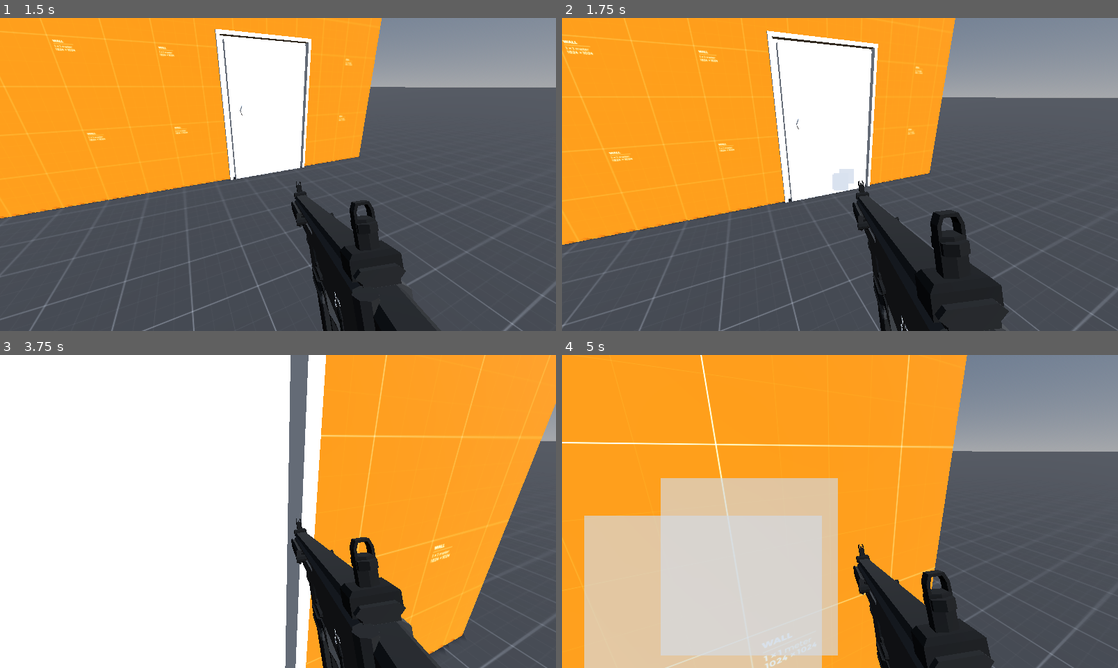
Above: before the commit, frames 1-4 (two rows, left to right).
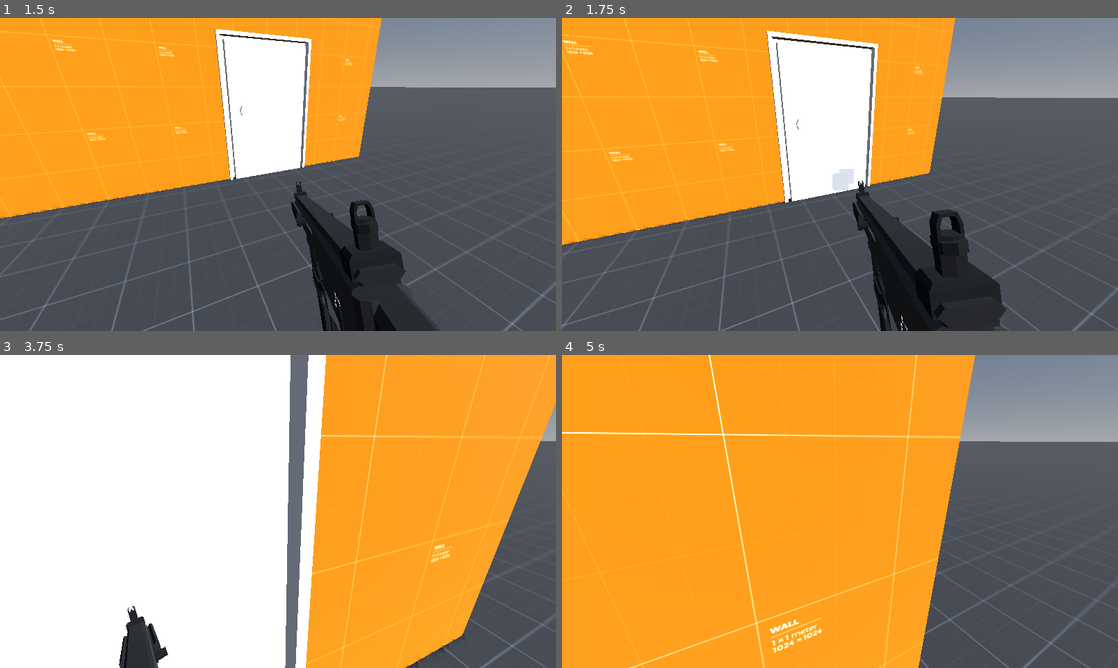
Above: after the commit, the same moments.

Repository: Ieida/Tactical-FPS-Godot
Game: Godot game, scene res://main_menu/main_menu.tscn
The game is run twice, just before and just after one commit, with the same random seed, the same clock (stepped at 60 frames per second) and the same inputs. The engine's default icon, where the game draws it, is replaced by a stand-in: a white triangle on a blue panel in a dark square.
Inputs (mouse positions are in pixels of both pictures, inside the frame that each line leads up to):
- Up to frame 1 (1.5 s): click "PLAY TEST" at 0.5 s; tap Enter at 1.25 s; move the mouse to (305, 174) at 1.27 s; hold W (move_forward) from 1.28 s (still down); right-click (305, 174) at 1.35 s
- Up to frame 2 (1.75 s): keep holding W (move_forward); click (867, 174) at 1.55 s
- Up to frame 3 (3.75 s): keep holding W (move_forward); move the mouse to (250, 511) at 2.02 s; click (250, 511) at 2.1 s; tap 1 (primary, bound only after the commit) at 2.3, 2.85 s; move the mouse to (289, 505) at 2.77 s; tap 2 (secondary, bound only after the commit) at 3.05, 3.6 s; move the mouse to (272, 517) at 3.52 s
- Up to frame 4 (5 s): keep holding W (move_forward); right-click (834, 517) at 3.8 s; move the mouse to (878, 514) at 4.27 s; right-click (878, 514) at 4.35 s; click (878, 514) at 4.55 s; tap R (reload) at 4.9 s

Frame 1 is identical in both runs. In frame 2, 0.3% of the frame differs, in the area x 52-81%, y 52-100%; in frame 3, 7.5%; in frame 4, 34%, in the area x 0-100%, y 0-100%.

Commit message:
cleanup

Diff:
--- a/door/door.gd
+++ b/door/door.gd
@@ -9,7 +9,7 @@
 	body.axis_lock_linear_y = true
 	body.axis_lock_linear_z = true
 
-func _physics_process(delta):
+func _physics_process(_delta):
 	if not is_closed and body.rotation_degrees.y < 0.1:
 		is_closed = true
 		body.axis_lock_angular_y = true
--- a/pistol/pistol.tscn
+++ b/pistol/pistol.tscn
@@ -1,14 +1,29 @@
-[gd_scene load_steps=3 format=3 uid="uid://r60v8078b8a7"]
+[gd_scene load_steps=6 format=3 uid="uid://r60v8078b8a7"]
 
 [ext_resource type="Script" path="res://gun/gun.gd" id="1_bq8bq"]
 [ext_resource type="PackedScene" uid="uid://dbasf1n23uca0" path="res://models/Pistol_Full_West.glb" id="1_ttrhm"]
 
-[node name="Pistol" type="Node3D" node_paths=PackedStringArray("muzzle")]
+[sub_resource type="ParticleProcessMaterial" id="ParticleProcessMaterial_bgw66"]
+particle_flag_disable_z = true
+angle_max = 360.0
+gravity = Vector3(0, 0, 0)
+color = Color(1, 1, 0, 1)
+
+[sub_resource type="StandardMaterial3D" id="StandardMaterial3D_7pwe1"]
+shading_mode = 0
+vertex_color_use_as_albedo = true
+
+[sub_resource type="QuadMesh" id="QuadMesh_aj0yw"]
+material = SubResource("StandardMaterial3D_7pwe1")
+size = Vector2(0.1, 0.1)
+
+[node name="Pistol" type="Node3D" node_paths=PackedStringArray("muzzle", "muzzle_flash")]
 script = ExtResource("1_bq8bq")
-muzzle = NodePath(".")
+muzzle = NodePath("Muzzle")
 _rpm = 400.0
-recoil_multiplier = 1.0
-spread_multiplier = 1.0
+recoil_multiplier = 0.5
+spread_multiplier = 0.5
+muzzle_flash = NodePath("Muzzle/GPUParticles3D")
 
 [node name="Pistol_Full_West2" parent="." instance=ExtResource("1_ttrhm")]
 transform = Transform3D(0.999999, 0, 0, 0, 0.999999, 0, 0, 0, 1, 0, 0, 0)
@@ -16,4 +31,16 @@
 [node name="Pistol_Full_West" parent="Pistol_Full_West2/Pistol_Full_West_Rig/Skeleton3D" index="0"]
 cast_shadow = 0
 
+[node name="Muzzle" type="Node3D" parent="."]
+transform = Transform3D(1, 0, 0, 0, 1, 0, 0, 0, 1, 0, 0.0252375, -0.140615)
+
+[node name="GPUParticles3D" type="GPUParticles3D" parent="Muzzle"]
+emitting = false
+amount = 1
+lifetime = 0.1
+one_shot = true
+local_coords = true
+process_material = SubResource("ParticleProcessMaterial_bgw66")
+draw_pass_1 = SubResource("QuadMesh_aj0yw")
+
 [editable path="Pistol_Full_West2"]
--- a/player/player.tscn
+++ b/player/player.tscn
@@ -9,6 +9,8 @@
 [ext_resource type="Script" path="res://magazine/magazine.gd" id="6_7fstl"]
 [ext_resource type="PackedScene" uid="uid://d4bhp4yeabe7e" path="res://bullet/bullet.tscn" id="7_i1ag6"]
 [ext_resource type="PackedScene" uid="uid://483bq5b351pk" path="res://smg/smg.tscn" id="8_6ao76"]
+[ext_resource type="PackedScene" uid="uid://r60v8078b8a7" path="res://pistol/pistol.tscn" id="8_udj60"]
+[ext_resource type="PackedScene" uid="uid://ccswfa1xq6aj5" path="res://magazine/magazine.tscn" id="9_xpc40"]
 [ext_resource type="Texture2D" uid="uid://dhymfg2xx2csw" path="res://icon.svg" id="10_80gfq"]
 
 [sub_resource type="CapsuleShape3D" id="CapsuleShape3D_yy7gy"]
@@ -42,9 +44,6 @@
 "update": 0,
 "values": [Vector3(0, 0, 0)]
 }
-
-[sub_resource type="Animation" id="Animation_hvp41"]
-resource_name = "aim_down_sights"
 
 [sub_resource type="Animation" id="Animation_ea20d"]
 resource_name = "idle"
@@ -156,14 +155,272 @@
 "values": [Vector3(0, 0, 0), Vector3(0, -0.0111344, -0.0242951), Vector3(0, 0, 0)]
 }
 
+[sub_resource type="Animation" id="Animation_gl22s"]
+resource_name = "holster"
+tracks/0/type = "value"
+tracks/0/imported = false
+tracks/0/enabled = true
+tracks/0/path = NodePath(".:position")
+tracks/0/interp = 1
+tracks/0/loop_wrap = true
+tracks/0/keys = {
+"times": PackedFloat32Array(1),
+"transitions": PackedFloat32Array(1),
+"update": 0,
+"values": [Vector3(-0.213813, -0.210548, 0.0616726)]
+}
+tracks/1/type = "value"
+tracks/1/imported = false
+tracks/1/enabled = true
+tracks/1/path = NodePath(".:rotation")
+tracks/1/interp = 1
+tracks/1/loop_wrap = true
+tracks/1/keys = {
+"times": PackedFloat32Array(1),
+"transitions": PackedFloat32Array(1),
+"update": 0,
+"values": [Vector3(-1.19723, 2.98359, 0.393844)]
+}
+
+[sub_resource type="Animation" id="Animation_of6ma"]
+resource_name = "unholster"
+tracks/0/type = "value"
+tracks/0/imported = false
+tracks/0/enabled = true
+tracks/0/path = NodePath(".:position")
+tracks/0/interp = 1
+tracks/0/loop_wrap = true
+tracks/0/keys = {
+"times": PackedFloat32Array(1),
+"transitions": PackedFloat32Array(1),
+"update": 0,
+"values": [Vector3(0, 0, 0)]
+}
+tracks/1/type = "value"
+tracks/1/imported = false
+tracks/1/enabled = true
+tracks/1/path = NodePath(".:rotation")
+tracks/1/interp = 1
+tracks/1/loop_wrap = true
+tracks/1/keys = {
+"times": PackedFloat32Array(1),
+"transitions": PackedFloat32Array(1),
+"update": 0,
+"values": [Vector3(0, 0, 0)]
+}
+
 [sub_resource type="AnimationLibrary" id="AnimationLibrary_7ix2q"]
 _data = {
 "RESET": SubResource("Animation_ldht1"),
-"aim_down_sights": SubResource("Animation_hvp41"),
+"holster": SubResource("Animation_gl22s"),
 "idle": SubResource("Animation_ea20d"),
 "recoil": SubResource("Animation_rgfdn"),
 "reload": SubResource("Animation_xrct2"),
-"reload_empty": SubResource("Animation_53r8d")
+"reload_empty": SubResource("Animation_53r8d"),
+"unholster": SubResource("Animation_of6ma")
+}
+
+[sub_resource type="Animation" id="Animation_l6fgh"]
+resource_name = "idle"
+tracks/0/type = "value"
+tracks/0/imported = false
+tracks/0/enabled = true
+tracks/0/path = NodePath(".:position")
+tracks/0/interp = 1
+tracks/0/loop_wrap = true
+tracks/0/keys = {
+"times": PackedFloat32Array(0.5),
+"transitions": PackedFloat32Array(1),
+"update": 0,
+"values": [Vector3(0, 0, 0)]
+}
+tracks/1/type = "value"
+tracks/1/imported = false
+tracks/1/enabled = true
+tracks/1/path = NodePath(".:rotation")
+tracks/1/interp = 1
+tracks/1/loop_wrap = true
+tracks/1/keys = {
+"times": PackedFloat32Array(0.5),
+"transitions": PackedFloat32Array(1),
+"update": 0,
+"values": [Vector3(0, 0, 0)]
+}
+
+[sub_resource type="Animation" id="Animation_a8lst"]
+length = 0.001
+tracks/0/type = "value"
+tracks/0/imported = false
+tracks/0/enabled = true
+tracks/0/path = NodePath(".:position")
+tracks/0/interp = 1
+tracks/0/loop_wrap = true
+tracks/0/keys = {
+"times": PackedFloat32Array(0),
+"transitions": PackedFloat32Array(1),
+"update": 0,
+"values": [Vector3(0, 0, 0)]
+}
+tracks/1/type = "value"
+tracks/1/imported = false
+tracks/1/enabled = true
+tracks/1/path = NodePath(".:rotation")
+tracks/1/interp = 1
+tracks/1/loop_wrap = true
+tracks/1/keys = {
+"times": PackedFloat32Array(0),
+"transitions": PackedFloat32Array(1),
+"update": 0,
+"values": [Vector3(0, 0, 0)]
+}
+
+[sub_resource type="Animation" id="Animation_u1lf5"]
+resource_name = "holster"
+tracks/0/type = "value"
+tracks/0/imported = false
+tracks/0/enabled = true
+tracks/0/path = NodePath(".:position")
+tracks/0/interp = 1
+tracks/0/loop_wrap = true
+tracks/0/keys = {
+"times": PackedFloat32Array(0.5),
+"transitions": PackedFloat32Array(1),
+"update": 0,
+"values": [Vector3(0.234715, -0.418333, -0.079389)]
+}
+tracks/1/type = "value"
+tracks/1/imported = false
+tracks/1/enabled = true
+tracks/1/path = NodePath(".:rotation")
+tracks/1/interp = 1
+tracks/1/loop_wrap = true
+tracks/1/keys = {
+"times": PackedFloat32Array(0.5),
+"transitions": PackedFloat32Array(1),
+"update": 0,
+"values": [Vector3(-1.5708, 0, 0)]
+}
+
+[sub_resource type="Animation" id="Animation_3q6sr"]
+resource_name = "unholster"
+tracks/0/type = "value"
+tracks/0/imported = false
+tracks/0/enabled = true
+tracks/0/path = NodePath(".:position")
+tracks/0/interp = 1
+tracks/0/loop_wrap = true
+tracks/0/keys = {
+"times": PackedFloat32Array(0.5),
+"transitions": PackedFloat32Array(1),
+"update": 0,
+"values": [Vector3(0, 0, 0)]
+}
+tracks/1/type = "value"
+tracks/1/imported = false
+tracks/1/enabled = true
+tracks/1/path = NodePath(".:rotation")
+tracks/1/interp = 1
+tracks/1/loop_wrap = true
+tracks/1/keys = {
+"times": PackedFloat32Array(0.5),
+"transitions": PackedFloat32Array(1),
+"update": 0,
+"values": [Vector3(0, 0, 0)]
+}
+
+[sub_resource type="Animation" id="Animation_taw3q"]
+resource_name = "recoil"
+length = 0.08
+step = 0.02
+tracks/0/type = "value"
+tracks/0/imported = false
+tracks/0/enabled = true
+tracks/0/path = NodePath(".:position")
+tracks/0/interp = 1
+tracks/0/loop_wrap = true
+tracks/0/keys = {
+"times": PackedFloat32Array(0.02),
+"transitions": PackedFloat32Array(1),
+"update": 0,
+"values": [Vector3(0, -0.00548905, 0.0412348)]
+}
+tracks/1/type = "value"
+tracks/1/imported = false
+tracks/1/enabled = true
+tracks/1/path = NodePath(".:rotation")
+tracks/1/interp = 1
+tracks/1/loop_wrap = true
+tracks/1/keys = {
+"times": PackedFloat32Array(0.02),
+"transitions": PackedFloat32Array(1),
+"update": 0,
+"values": [Vector3(0.098105, 0, 0)]
+}
+
+[sub_resource type="Animation" id="Animation_jp3ga"]
+resource_name = "reload"
+length = 0.5
+tracks/0/type = "value"
+tracks/0/imported = false
+tracks/0/enabled = true
+tracks/0/path = NodePath(".:position")
+tracks/0/interp = 1
+tracks/0/loop_wrap = true
+tracks/0/keys = {
+"times": PackedFloat32Array(0.1),
+"transitions": PackedFloat32Array(1),
+"update": 0,
+"values": [Vector3(0, 0, 0)]
+}
+tracks/1/type = "value"
+tracks/1/imported = false
+tracks/1/enabled = true
+tracks/1/path = NodePath(".:rotation")
+tracks/1/interp = 1
+tracks/1/loop_wrap = true
+tracks/1/keys = {
+"times": PackedFloat32Array(0.1),
+"transitions": PackedFloat32Array(1),
+"update": 0,
+"values": [Vector3(-0.323374, -0.00519415, -0.309015)]
+}
+
+[sub_resource type="Animation" id="Animation_ub0sa"]
+resource_name = "reload_empty"
+tracks/0/type = "value"
+tracks/0/imported = false
+tracks/0/enabled = true
+tracks/0/path = NodePath(".:position")
+tracks/0/interp = 1
+tracks/0/loop_wrap = true
+tracks/0/keys = {
+"times": PackedFloat32Array(0.1, 0.8, 0.9, 1),
+"transitions": PackedFloat32Array(1, 1, 1, 1),
+"update": 0,
+"values": [Vector3(0, 0, 0), Vector3(0, 0, 0), Vector3(0.000222952, -0.0143854, -0.0429232), Vector3(0, 0, 0)]
+}
+tracks/1/type = "value"
+tracks/1/imported = false
+tracks/1/enabled = true
+tracks/1/path = NodePath(".:rotation")
+tracks/1/interp = 1
+tracks/1/loop_wrap = true
+tracks/1/keys = {
+"times": PackedFloat32Array(0.1, 0.8, 0.9, 1),
+"transitions": PackedFloat32Array(1, 1, 1, 1),
+"update": 0,
+"values": [Vector3(-0.323374, -0.00519415, -0.309015), Vector3(-0.323374, -0.00519415, -0.309015), Vector3(-0.323374, -0.00519415, -0.309015), Vector3(-0.323374, -0.00519415, -0.309015)]
+}
+
+[sub_resource type="AnimationLibrary" id="AnimationLibrary_4rby2"]
+_data = {
+"RESET": SubResource("Animation_a8lst"),
+"holster": SubResource("Animation_u1lf5"),
+"idle": SubResource("Animation_l6fgh"),
+"recoil": SubResource("Animation_taw3q"),
+"reload": SubResource("Animation_jp3ga"),
+"reload_empty": SubResource("Animation_ub0sa"),
+"unholster": SubResource("Animation_3q6sr")
 }
 
 [sub_resource type="GDScript" id="GDScript_6y26x"]
@@ -176,7 +433,7 @@
 	area_entered.connect(_on_area_entered)
 	area_exited.connect(_on_area_exited)
 
-func _process(delta):
+func _process(_delta):
 	if Input.is_action_just_pressed(\"interact\") and interactable:
 		interactable.interact()
 
@@ -193,6 +450,36 @@
 
 [sub_resource type="SphereShape3D" id="SphereShape3D_lsy5n"]
 radius = 1.5
+
+[sub_resource type="GDScript" id="GDScript_27n7l"]
+resource_name = "weapon_switcher"
+script/source = "extends Node
+
+@export var primary: PlayerWeapon
+@export var secondary: PlayerWeapon
+var active_weapon: PlayerWeapon
+
+func _ready():
+	secondary.hide()
+	secondary.holster()
+	switch_to(primary)
+
+func _process(_delta):
+	if Input.is_action_just_pressed(\"primary\"):
+		switch_to(primary)
+	elif Input.is_action_just_pressed(\"secondary\"):
+		switch_to(secondary)
+
+func switch_to(weapon: PlayerWeapon):
+	if weapon == active_weapon or (active_weapon and not active_weapon.can_holster()): return
+
+	set_process(false)
+	if active_weapon:
+		await active_weapon.holster()
+	active_weapon = weapon
+	await weapon.unholster()
+	set_process(true)
+"
 
 [sub_resource type="GDScript" id="GDScript_hh8np"]
 resource_name = "death_fade"
@@ -257,14 +544,14 @@
 
 [node name="Weapons" type="Node3D" parent="CharacterBody3D/Node3D/PlayerCamera"]
 
-[node name="SMGViewmodel" type="Node3D" parent="CharacterBody3D/Node3D/PlayerCamera/Weapons" node_paths=PackedStringArray("weapon", "camera", "animation_player", "weapon_animation_player", "magazine")]
+[node name="SMGViewmodel" type="Node3D" parent="CharacterBody3D/Node3D/PlayerCamera/Weapons" node_paths=PackedStringArray("weapon", "camera", "animation_player", "magazine")]
+transform = Transform3D(1, 0, 0, 0, 1, 0, 0, 0, 1, 0, 0, 0)
+visible = false
 script = ExtResource("4_pbdc1")
 weapon = NodePath("SMG")
 camera = NodePath("../..")
-reload_time = 2.0
 bullet = ExtResource("7_i1ag6")
 animation_player = NodePath("AnimationPlayer")
-weapon_animation_player = NodePath("AnimationPlayer")
 magazine = NodePath("SMG/Magazine")
 
 [node name="SMG" parent="CharacterBody3D/Node3D/PlayerCamera/Weapons/SMGViewmodel" node_paths=PackedStringArray("magazine") instance=ExtResource("8_6ao76")]
@@ -278,6 +565,28 @@
 [node name="AnimationPlayer" type="AnimationPlayer" parent="CharacterBody3D/Node3D/PlayerCamera/Weapons/SMGViewmodel"]
 libraries = {
 "": SubResource("AnimationLibrary_7ix2q")
+}
+playback_default_blend_time = 0.5
+
+[node name="PistolViewmodel" type="Node3D" parent="CharacterBody3D/Node3D/PlayerCamera/Weapons" node_paths=PackedStringArray("weapon", "camera", "animation_player", "magazine")]
+transform = Transform3D(1, 0, 0, 0, 1, 0, 0, 0, 1, 0, 0, 0)
+script = ExtResource("4_pbdc1")
+weapon = NodePath("Pistol")
+camera = NodePath("../..")
+bullet = ExtResource("7_i1ag6")
+animation_player = NodePath("AnimationPlayer")
+magazine = NodePath("Pistol/Magazine")
+
+[node name="Pistol" parent="CharacterBody3D/Node3D/PlayerCamera/Weapons/PistolViewmodel" node_paths=PackedStringArray("magazine") instance=ExtResource("8_udj60")]
+transform = Transform3D(0.97998, -0.199094, 0, 0.199094, 0.97998, 0, 0, 0, 1, 0.0335386, -0.0839955, -0.106022)
+magazine = NodePath("Magazine")
+
+[node name="Magazine" parent="CharacterBody3D/Node3D/PlayerCamera/Weapons/PistolViewmodel/Pistol" instance=ExtResource("9_xpc40")]
+max_rounds = 10
+
+[node name="AnimationPlayer" type="AnimationPlayer" parent="CharacterBody3D/Node3D/PlayerCamera/Weapons/PistolViewmodel"]
+libraries = {
+"": SubResource("AnimationLibrary_4rby2")
 }
 playback_default_blend_time = 0.5
 
@@ -299,6 +608,11 @@
 angle = 180.0
 
 [node name="Health" parent="Components" instance=ExtResource("5_v7jk3")]
+
+[node name="WeaponSwitcher" type="Node" parent="Components" node_paths=PackedStringArray("primary", "secondary")]
+script = SubResource("GDScript_27n7l")
+primary = NodePath("../../CharacterBody3D/Node3D/PlayerCamera/Weapons/SMGViewmodel")
+secondary = NodePath("../../CharacterBody3D/Node3D/PlayerCamera/Weapons/PistolViewmodel")
 
 [node name="UI" type="Control" parent="."]
 layout_mode = 3
--- a/player_weapon/player_weapon.gd
+++ b/player_weapon/player_weapon.gd
@@ -1,11 +1,11 @@
 extends Node3D
+
+class_name PlayerWeapon
 
 @export var weapon: Weapon
 @export var camera: PlayerCamera
-@export var reload_time: float
 @export var bullet: PackedScene
 @export var animation_player: AnimationPlayer
-@export var weapon_animation_player: AnimationPlayer
 @export var magazine: Magazine
 
 func _ready():
@@ -34,6 +34,21 @@
 	animation_player.clear_queue()
 	animation_player.play("recoil")
 	animation_player.queue("idle")
+
+func can_holster() -> bool:
+	return not is_trigger_pressed and not is_reloading
+
+func holster():
+	set_process(false)
+	animation_player.play("holster")
+	await animation_player.animation_finished
+	hide()
+
+func unholster():
+	show()
+	animation_player.play("unholster")
+	await animation_player.animation_finished
+	set_process(true)
 
 #region Testing Purposes
 func load_mag(mag: Magazine):
--- a/project.godot
+++ b/project.godot
@@ -75,6 +75,16 @@
 "events": [Object(InputEventKey,"resource_local_to_scene":false,"resource_name":"","device":-1,"window_id":0,"alt_pressed":false,"shift_pressed":false,"ctrl_pressed":false,"meta_pressed":false,"pressed":false,"keycode":0,"physical_keycode":69,"key_label":0,"unicode":101,"echo":false,"script":null)
 ]
 }
+primary={
+"deadzone": 0.5,
+"events": [Object(InputEventKey,"resource_local_to_scene":false,"resource_name":"","device":-1,"window_id":0,"alt_pressed":false,"shift_pressed":false,"ctrl_pressed":false,"meta_pressed":false,"pressed":false,"keycode":0,"physical_keycode":49,"key_label":0,"unicode":49,"echo":false,"script":null)
+]
+}
+secondary={
+"deadzone": 0.5,
+"events": [Object(InputEventKey,"resource_local_to_scene":false,"resource_name":"","device":-1,"window_id":0,"alt_pressed":false,"shift_pressed":false,"ctrl_pressed":false,"meta_pressed":false,"pressed":false,"keycode":0,"physical_keycode":50,"key_label":0,"unicode":50,"echo":false,"script":null)
+]
+}
 
 [layer_names]
 
Not shown: 1 places in player/player.tscn that only renumber resources
Not shown: 1 places in smg/smg.tscn that only renumber resources
